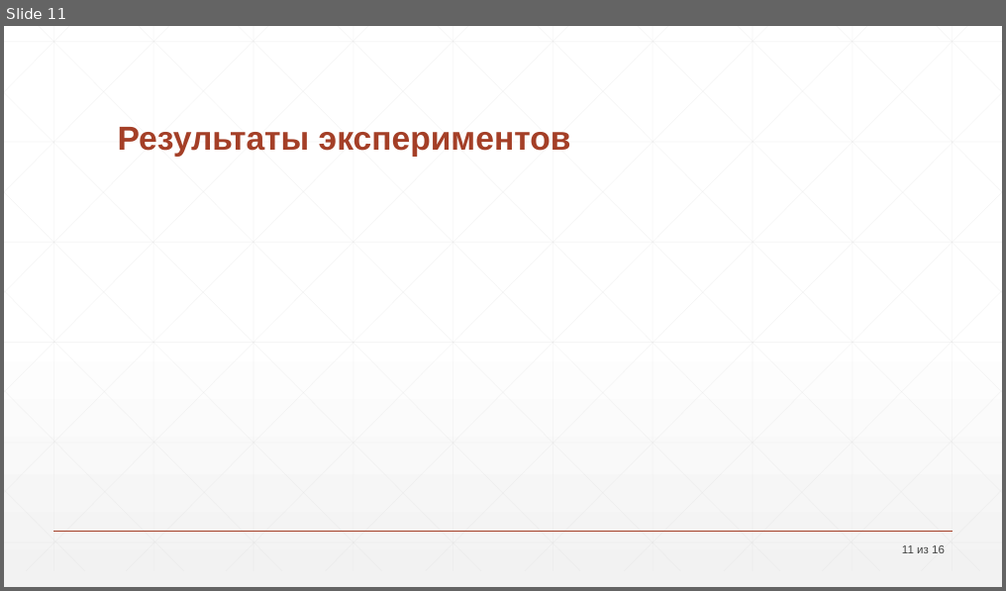
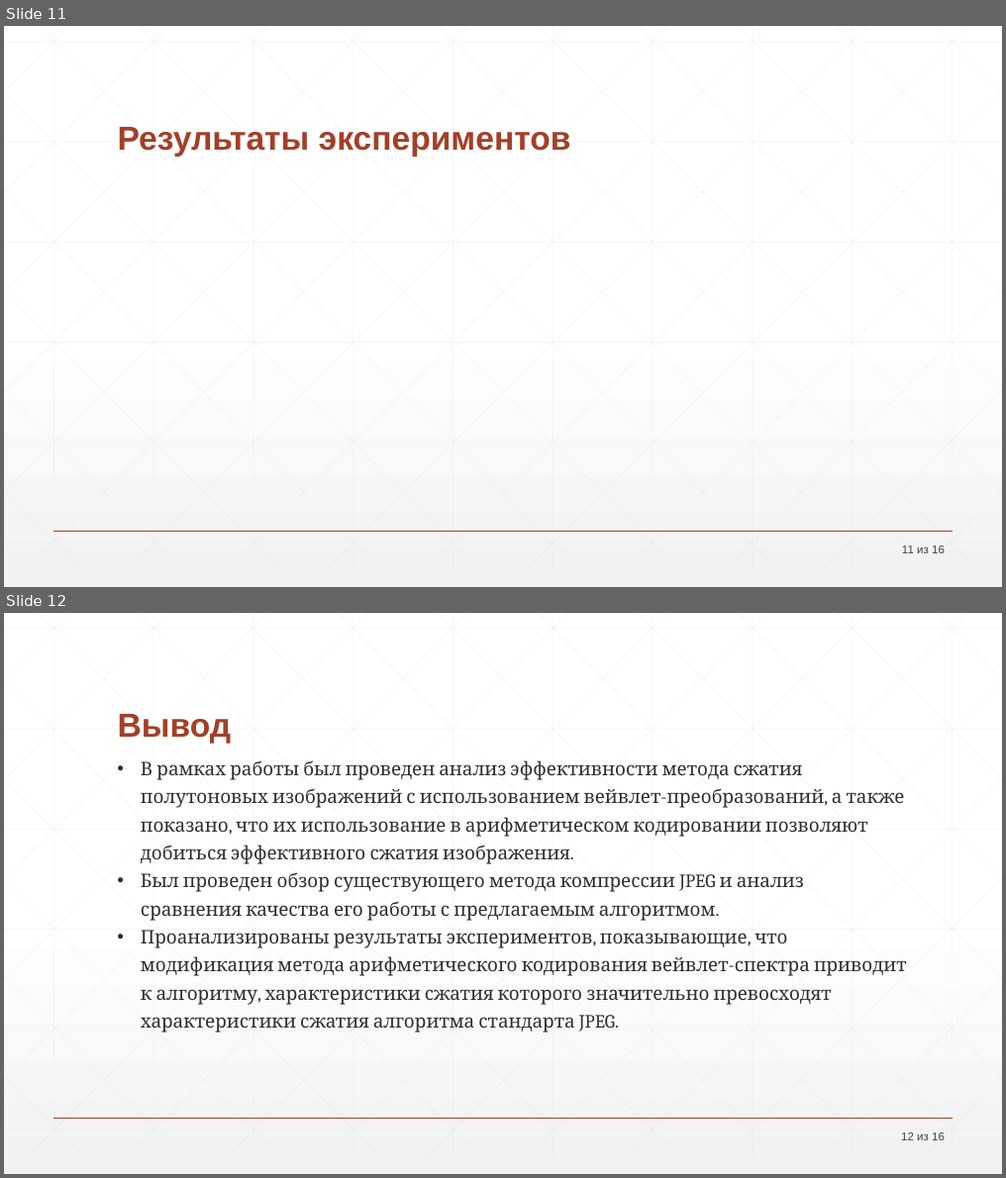
Before and after one commit to drkwdck/Codec, a slide deck: преза_2.pptx. Shown one above the other, each under a label of ours: slide 11 before the commit, slides 11 and 12 after it. The pictures are 1006x591 and 1006x1178 pixels, drawn with LibreOffice and Linux fonts; fonts in the diff are those of the drawing. Boxes give left, top, right and bottom in pixels: in the first picture for what was removed or moved away, otherwise in the second. Text is boxed around its words. In the diff, an @@ line names an element or a change of style, - is before the commit and + after.

```diff
--- a/преза_2.pptx
+++ b/преза_2.pptx
@@ slide 12 added at [4,613,1002,1174], background gradient #FFFFFF to #F2F2F2; not listed: 47 template elements that a slide beside it also shows @@
@@ title added at [118,714,232,744], 32 pt, text #A43F27, bold @@
+Вывод
@@ text added at [141,761,907,1033], 18 pt, text #2D2E2D @@
+  • В рамках работы был проведен анализ эффективности метода сжатия полутоновых изображений с использованием вейвлет-преобразований, а также показано, что их использование в арифметическом кодировании позволяют добиться эффективного сжатия изображения.
+  • Был проведен обзор существующего метода компрессии JPEG и анализ сравнения качества его работы с предлагаемым алгоритмом.
+  • Проанализированы результаты экспериментов, показывающие, что модификация метода арифметического кодирования вейвлет-спектра приводит к алгоритму, характеристики сжатия которого значительно превосходят характеристики сжатия алгоритма стандарта JPEG.
@@ page number added at [901,1133,944,1141], 11 pt, text #424342 @@
+12 из 16
```
Also in this commit, not shown: 5 other files.
